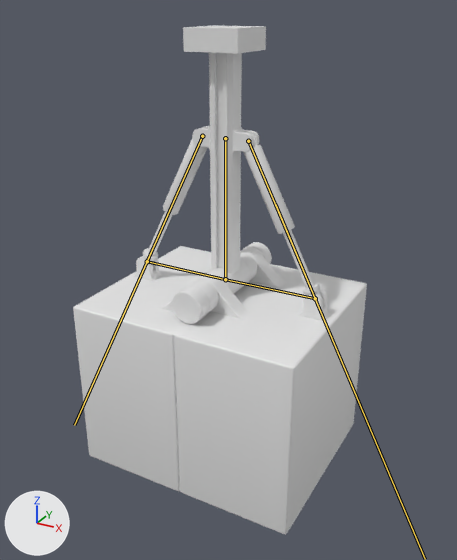
A saved change to the FBX model Maggi/Assets/Art/Factory/casting/casting.fbx.
Rendered twice from a 50 mm camera at (6.048, -12.857, 2.324) aimed at (5.432, -11.737, 1.764). Arrows for +X, +Y and +Z are at lower left; the lights stay in place. The bones that bend it are drawn over the model as lines.

Names of what the first picture shows: 'casting_hinge', 'casting_left_body', 'casting_left_cylinder', 'casting_pole', 'casting_right_body', 'casting_right_cylinder'.
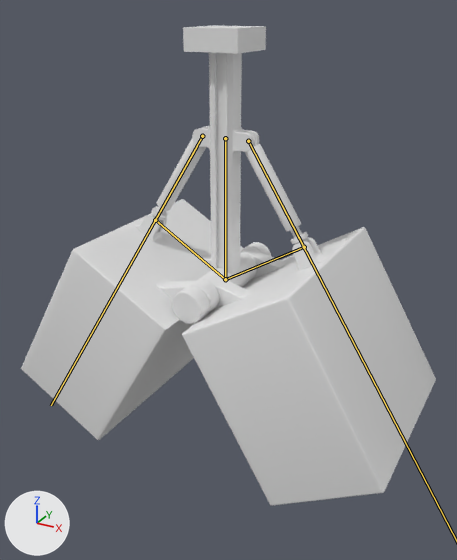
The newer file adds an action. The first version stands in its rest pose; the second is drawn at frame 60 of the action 'casting_open'.

Pixel boxes (x1, y1, x2, y2) of what changed, in the pictures (457 x 560 px):
'casting_right_body', posed (31% wider)
    before: (174, 247, 367, 535)
    after: (182, 227, 436, 506)
'casting_left_body', posed (27% wider)
    before: (73, 246, 258, 491)
    after: (21, 199, 257, 440)
'casting_right_cylinder', posed (18% narrower, 33% shorter)
    before: (244, 137, 321, 296)
    after: (245, 138, 308, 244)
'casting_left_cylinder', posed (15% narrower, 34% shorter)
    before: (143, 138, 207, 263)
    after: (152, 138, 206, 220)
bone 'left_body', root to tip
    before: (225, 279) to (147, 261)
    after: (225, 279) to (155, 220)
bone 'left_pole_lower', root to tip
    before: (147, 261) to (179, 189)
    after: (155, 220) to (197, 146)
bone 'right_body', root to tip
    before: (225, 279) to (315, 298)
    after: (225, 279) to (304, 247)
bone 'right_pole_lower', root to tip
    before: (315, 298) to (275, 204)
    after: (304, 247) to (255, 153)
bone 'left_pole_upper', root to tip
    before: (202, 136) to (74, 425)
    after: (202, 136) to (51, 405)

The edits, one by one:
Bone 'left_body' (bone_left_body) turns from (0, 0, 0) to (30, 0, 1) degrees about its own x, y and z.
Bone 'left_pole_lower' (bone_left_pole_lower) turns from (0, 0, 0) to (-91, 65, -91) degrees about its own x, y and z.
Bone 'right_body' (bone_right_body) turns from (0, 0, 0) to (-30, 0, -1) degrees about its own x, y and z.
Bone 'right_pole_lower' (bone_right_pole_lower) turns from (0, 0, 0) to (-35, -130, 42) degrees about its own x, y and z.
Bone 'left_pole_upper' (bone_left_pole_upper) turns from (0, 0, 0) to (-2, -153, 6) degrees about its own x, y and z.
Bone 'right_pole_upper' (bone_right_pole_upper) turns from (0, 0, 0) to (3, -27, -6) degrees about its own x, y and z.
